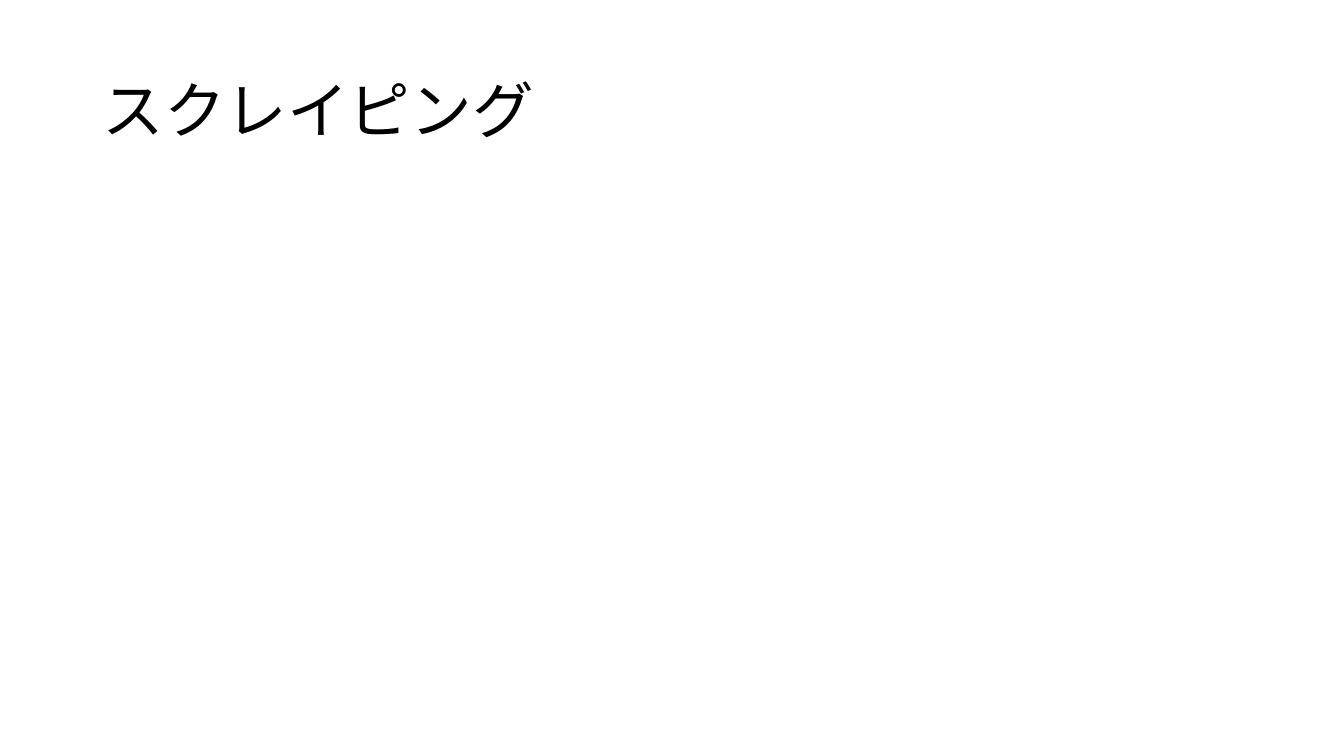
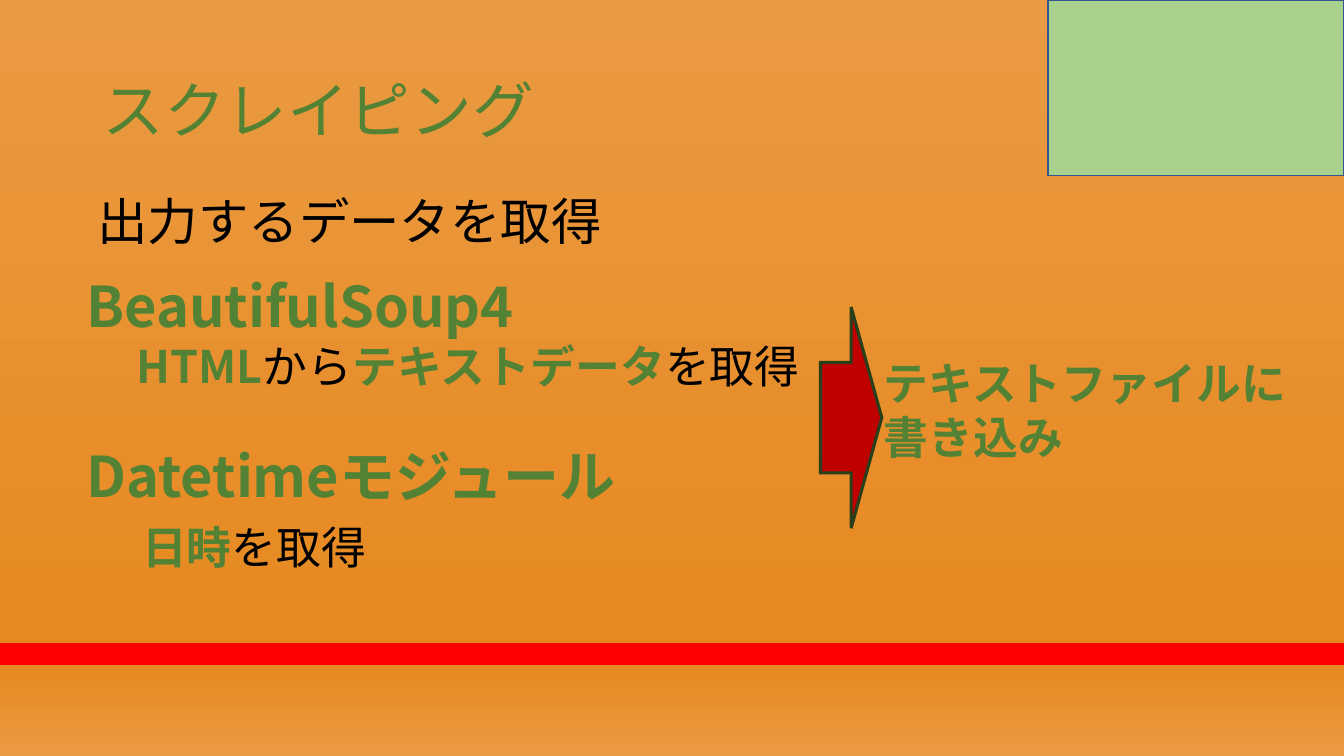
Before and after one commit to RikiishiSuzunosuke/AIspeaker_yosie, a slide deck: slide 12 of presentation/第二回プレゼン_アウトライン.pptx (slide 9 before the commit). Drawn at 1344x756 pixels with LibreOffice and Linux fonts; fonts in the diff are those of the drawing. Boxes give left, top, right and bottom in pixels: in the first picture for what was removed or moved away, otherwise in the second. Text is boxed around its words. In the diff, an @@ line names an element or a change of style, - is before the commit and + after.

```diff
--- a/presentation/第二回プレゼン_アウトライン.pptx
+++ b/presentation/第二回プレゼン_アウトライン.pptx
@@ background #FFFFFF to gradient #EA9A42 to #E78921 to #FF0000 @@
@@ rectangle added at (1049, 0, 1344, 175), fill #A9D18E, outline #325491 1 pt @@
@@ title "スクレイピング" at (102, 81, 533, 137): text colour #000000 to #548235, letter outline none to #000000 0.75 pt @@
@@ text added at (98, 197, 602, 244), 36 pt, text #000000 @@
+出力するデータを取得
@@ text added at (86, 281, 800, 387), 32 pt, text #548235, bold @@
+BeautifulSoup4
+  HTMLからテキストデータを取得
@@ right arrow added at (821, 308, 882, 528), fill #C00000, outline #283F19 2.25 pt @@
@@ text added at (884, 363, 1286, 458), 32 pt, text #548235, bold @@
+テキストファイルに
+書き込み
@@ text added at (86, 451, 615, 568), 40 pt, text #548235, bold @@
+Datetimeモジュール
+日時を取得
```
Also in this commit, not shown: 7 other slides changed, 12 slides added, 6 slides removed, 33 other files.
